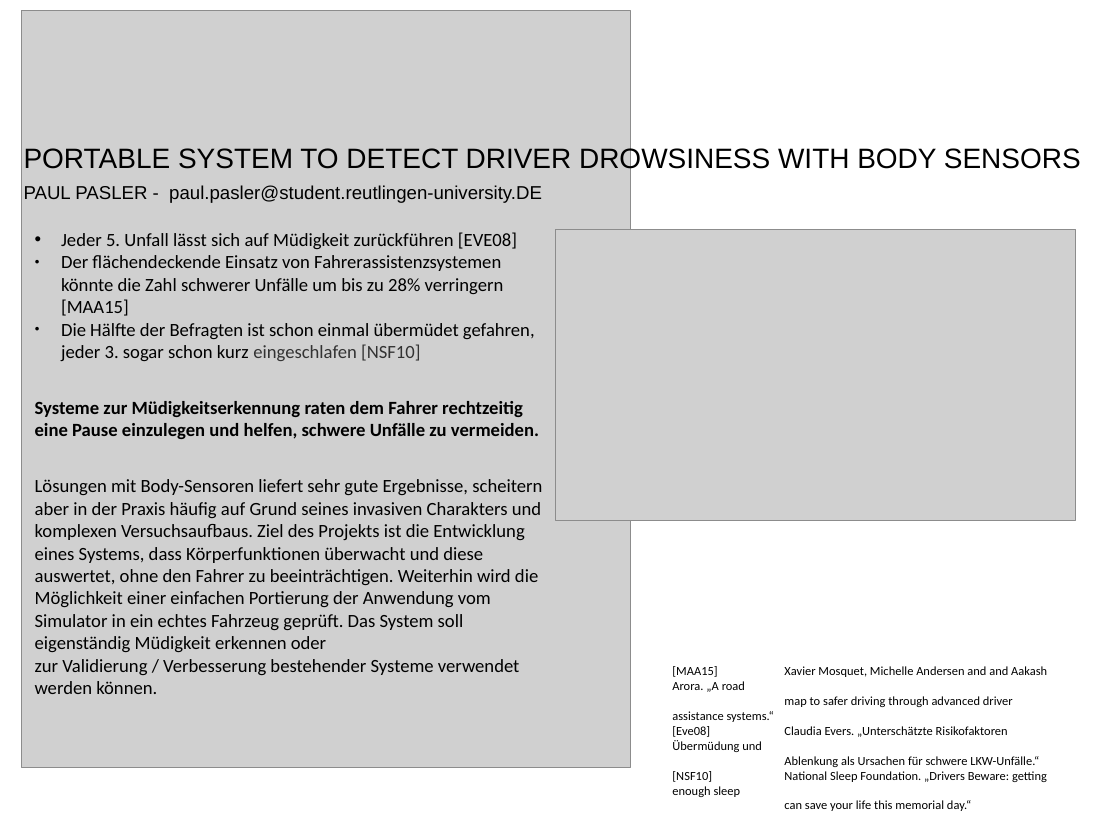
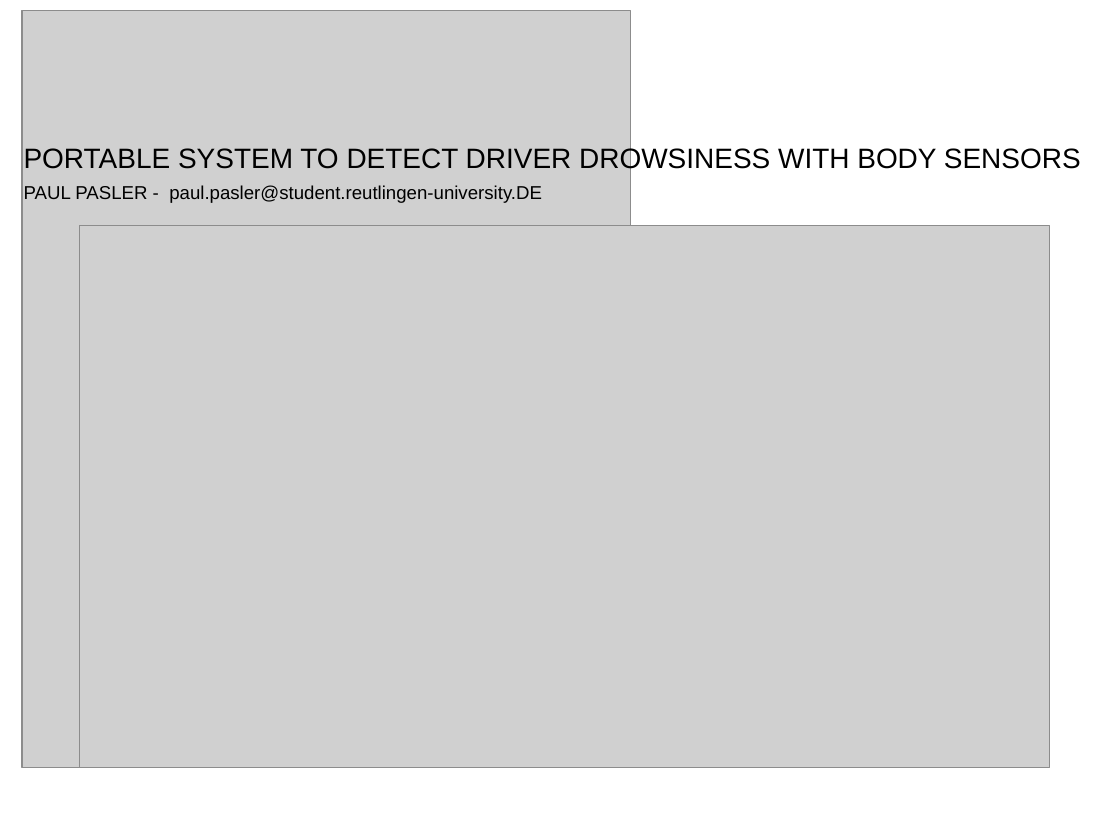
Before and after one commit to ppasler/current-adas, a slide deck: slide 1 of Slide__pasler.pptx. Drawn at 1120x840 pixels with LibreOffice and Linux fonts; fonts in the diff are those of the drawing; grey boxes stand for pictures; background and template pictures are left out. Boxes give left, top, right and bottom in pixels: in the first picture for what was removed or moved away, otherwise in the second. Text is boxed around its words. In the diff, an @@ line names an element or a change of style, - is before the commit and + after.

```diff
--- a/Slide__pasler.pptx
+++ b/Slide__pasler.pptx
@@ text removed at (x1=35, y1=232, x2=542, y2=675) @@
-• Jeder 5. Unfall lässt sich auf Müdigkeit zurückführen [EVE08]
-● Der flächendeckende Einsatz von Fahrerassistenzsystemen könnte die Zahl schwerer Unfälle um bis zu 28% verringern [MAA15]
-● Die Hälfte der Befragten ist schon einmal übermüdet gefahren, jeder 3. sogar schon kurz eingeschlafen [NSF10]
-Systeme zur Müdigkeitserkennung raten dem Fahrer rechtzeitig eine Pause einzulegen und helfen, schwere Unfälle zu vermeiden.
-Lösungen mit Body-Sensoren liefert sehr gute Ergebnisse, scheitern aber in der Praxis häufig auf Grund seines invasiven Charakters und komplexen Versuchsaufbaus. Ziel des Projekts ist die Entwicklung eines Systems, dass Körperfunktionen überwacht und diese auswertet, ohne den Fahrer zu beeinträchtigen. Weiterhin wird die Möglichkeit einer einfachen Portierung der Anwendung vom Simulator in ein echtes Fahrzeug geprüft. Das System soll eigenständig Müdigkeit erkennen oder
-zur Validierung / Verbesserung bestehender Systeme verwendet werden können.
@@ picture resized from (x1=556, y1=230, x2=1076, y2=521) to (x1=80, y1=225, x2=1049, y2=767) @@
@@ text removed at (x1=672, y1=666, x2=1047, y2=811) @@
-[MAA15] Xavier Mosquet, Michelle Andersen and and Aakash Arora. „A road
-map to safer driving through advanced driver assistance systems.“
-[Eve08] Claudia Evers. „Unterschätzte Risikofaktoren Übermüdung und
-Ablenkung als Ursachen für schwere LKW-Unfälle.“
-[NSF10] National Sleep Foundation. „Drivers Beware: getting enough sleep
-can save your life this memorial day.“
```
Also in this commit, not shown: 2 slides added, 8 other files.
